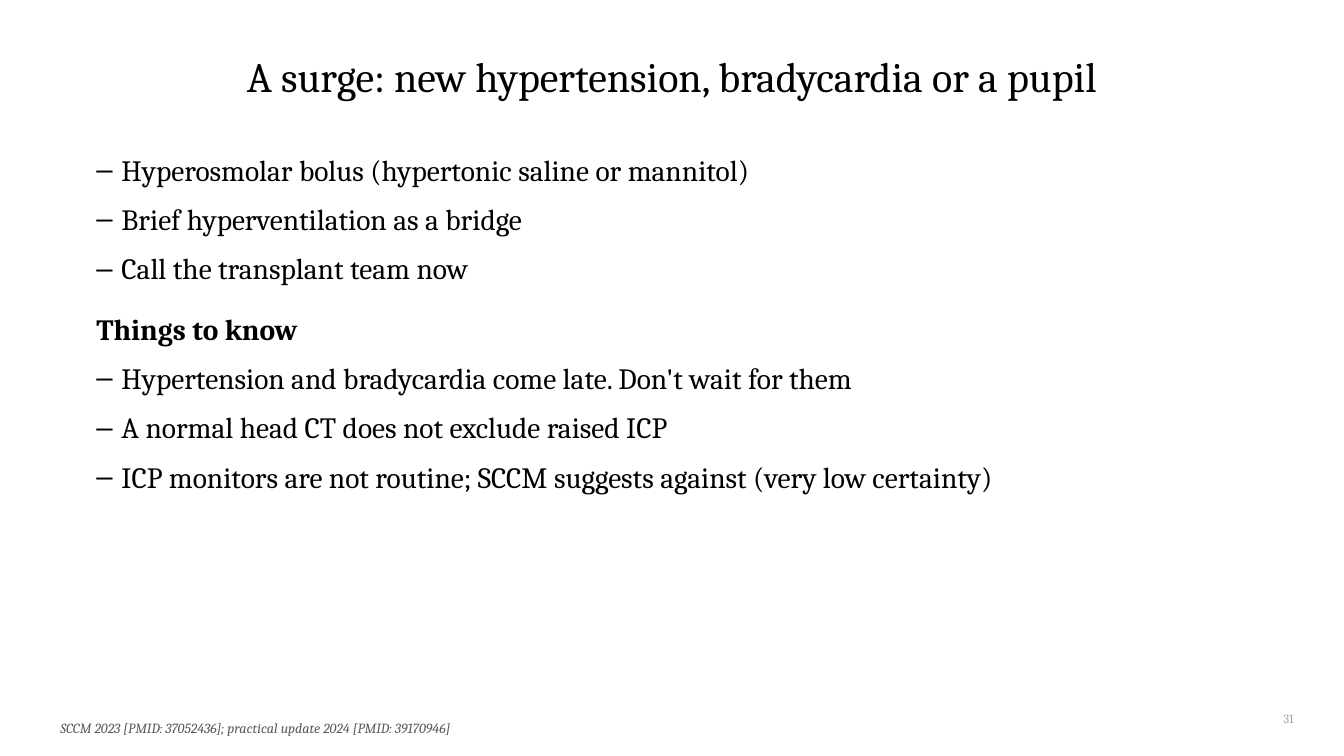
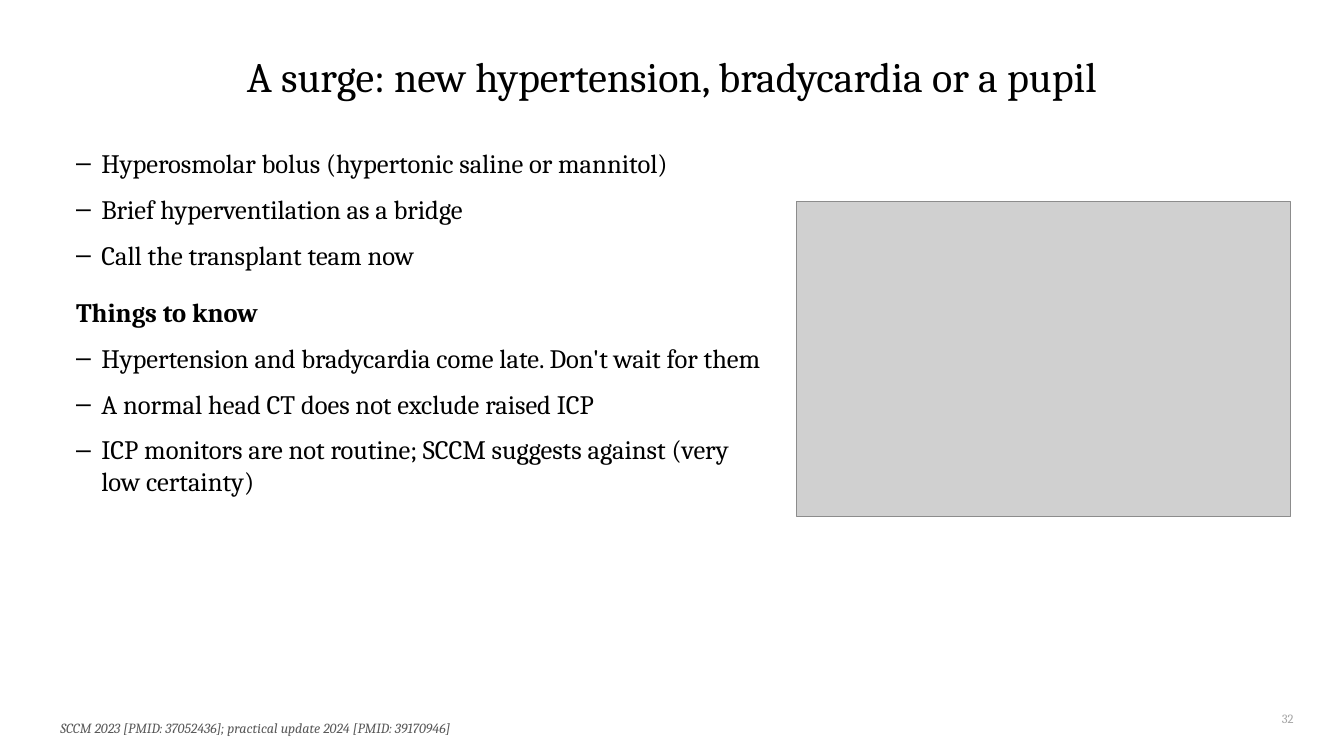
Before and after one commit to qaddodi/mohammad-almeqdadi-lectures, a slide deck: slide 32 of lectures/acute-liver-failure-aclf-in-icu/ALF and ACLF in the ICU.pptx (slide 31 before the commit). Drawn at 1344x756 pixels with LibreOffice and Linux fonts; fonts in the diff are those of the drawing; grey boxes stand for pictures. Boxes give left, top, right and bottom in pixels: in the first picture for what was removed or moved away, otherwise in the second. Text is boxed around its words. In the diff, an @@ line names an element or a change of style, - is before the commit and + after.

```diff
--- a/lectures/acute-liver-failure-aclf-in-icu/ALF and ACLF in the ICU.pptx
+++ b/lectures/acute-liver-failure-aclf-in-icu/ALF and ACLF in the ICU.pptx
@@ text "Hyperosmolar bolus (hypertonic saline or ..." moved from (x1=96, y1=160, x2=992, y2=494) to (x1=76, y1=154, x2=761, y2=497) @@
@@ text "Hyperosmolar bolus (hypertonic saline or ..." at (x1=76, y1=154, x2=761, y2=497): size 21 to 19 pt @@
@@ picture added at (x1=797, y1=202, x2=1291, y2=516) @@
@@ page number at (x1=1282, y1=715, x2=1294, y2=723): text changed @@
-31
+32
```
Also in this commit, not shown: 11 other slides changed, 10 slides added, 21 other files.
